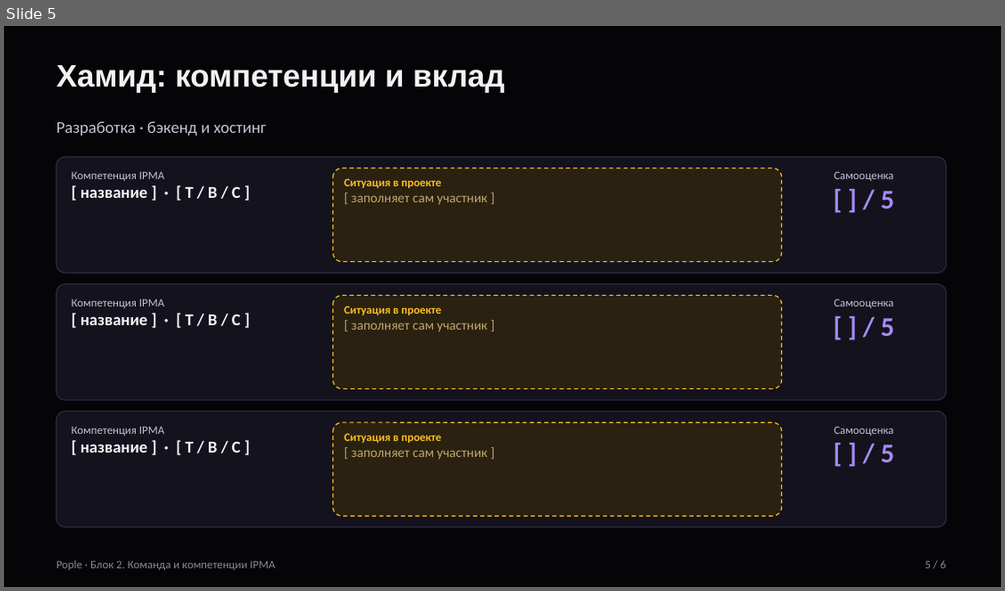
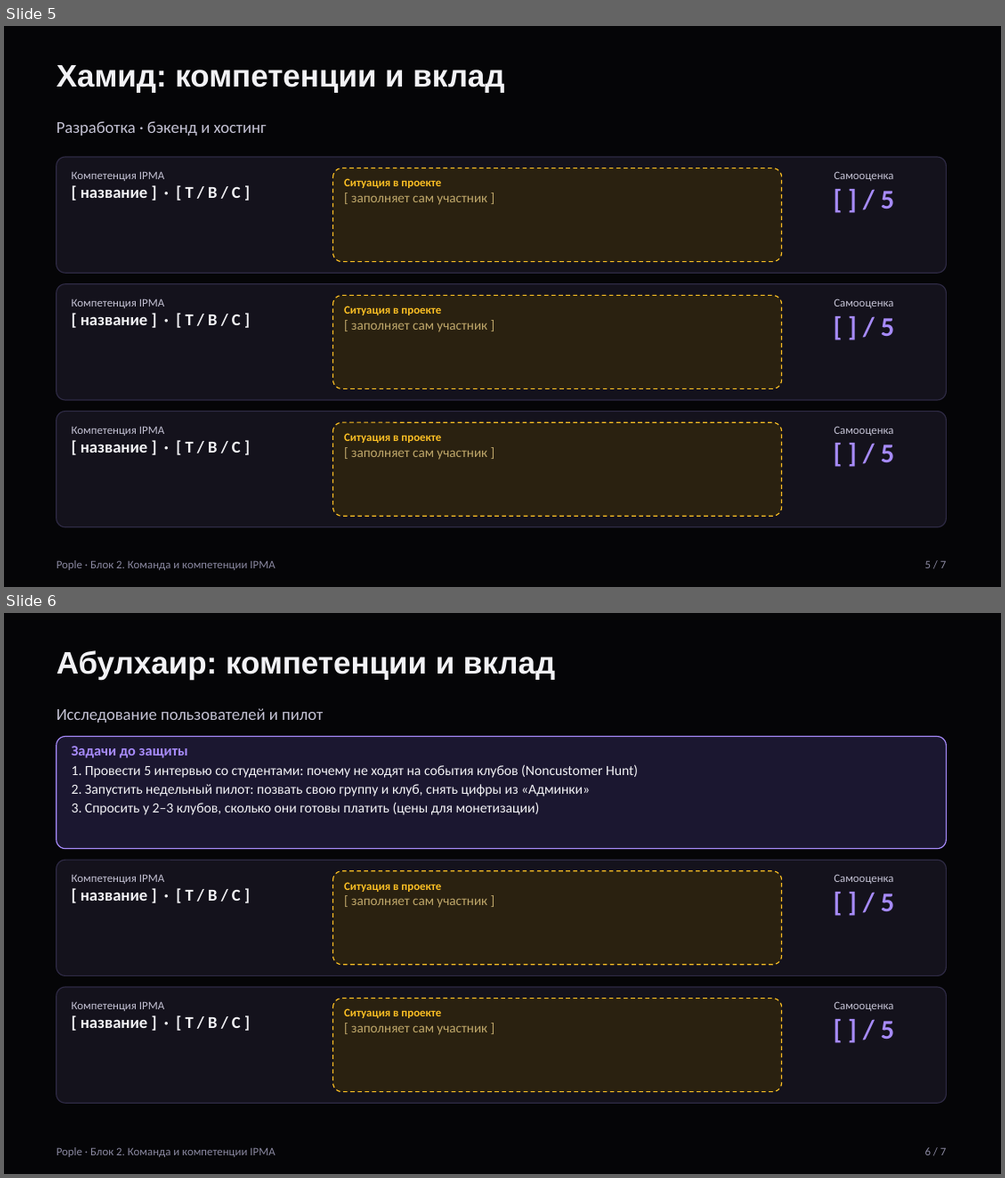
Before and after one commit to taekeanoshi/Almau_messanger, a slide deck: docs/block2/Block2_IPMA_slides.pptx. Shown one above the other, each under a label of ours: slide 5 before the commit, slides 5 and 6 after it. The pictures are 1005x591 and 1005x1178 pixels, drawn with LibreOffice and Linux fonts; fonts in the diff are those of the drawing. Boxes give left, top, right and bottom in pixels: in the first picture for what was removed or moved away, otherwise in the second. Text is boxed around its words. In the diff, an @@ line names an element or a change of style, - is before the commit and + after.

```diff
--- a/docs/block2/Block2_IPMA_slides.pptx
+++ b/docs/block2/Block2_IPMA_slides.pptx
@@ slide 6 added at (x1=4, y1=613, x2=1001, y2=1174), background #050507 @@
@@ text added at (x1=57, y1=650, x2=555, y2=680), 30 pt, text #F2F2F5, bold @@
+Абулхаир: компетенции и вклад
@@ text added at (x1=57, y1=708, x2=323, y2=722), 16 pt, text #C4C2D4 @@
+Исследование пользователей и пилот
@@ rounded rectangle added at (x1=57, y1=737, x2=947, y2=849), fill #1B1730, outline #A78BFA 1 pt @@
@@ text added at (x1=72, y1=746, x2=638, y2=815), 13.5 pt, text #F2F2F5 @@
+Задачи до защиты
+1. Провести 5 интервью со студентами: почему не ходят на события клубов (Noncustomer Hunt)
+2. Запустить недельный пилот: позвать свою группу и клуб, снять цифры из «Админки»
+3. Спросить у 2–3 клубов, сколько они готовы платить (цены для монетизации)
@@ rounded rectangle added at (x1=57, y1=860, x2=947, y2=976), fill #14121C, outline #2E2A44 1 pt @@
@@ text added at (x1=72, y1=874, x2=241, y2=900), 16 pt, text #F2F2F5, bold @@
+Компетенция IPMA
+[ название ] · [ T / B / C ]
@@ rounded rectangle added at (x1=333, y1=871, x2=782, y2=965), fill #2A2110, outline #FBBF24 1 pt dashed @@
@@ text added at (x1=833, y1=874, x2=894, y2=911), 11 pt, text #C4C2D4 @@
+Самооценка
+[ ] / 5
@@ text added at (x1=344, y1=882, x2=487, y2=908), 13 pt, text #BFA76A @@
+Ситуация в проекте
+[ заполняет сам участник ]
@@ rounded rectangle added at (x1=57, y1=987, x2=947, y2=1103), fill #14121C, outline #2E2A44 1 pt @@
@@ text added at (x1=72, y1=1001, x2=241, y2=1028), 16 pt, text #F2F2F5, bold @@
+Компетенция IPMA
+[ название ] · [ T / B / C ]
@@ rounded rectangle added at (x1=333, y1=998, x2=782, y2=1092), fill #2A2110, outline #FBBF24 1 pt dashed @@
@@ text added at (x1=344, y1=1008, x2=487, y2=1035), 13 pt, text #BFA76A @@
+Ситуация в проекте
+[ заполняет сам участник ]
@@ text added at (x1=833, y1=1001, x2=894, y2=1038), 11 pt, text #C4C2D4 @@
+Самооценка
+[ ] / 5
@@ text added at (x1=57, y1=1147, x2=275, y2=1157), 11 pt, text #8A88A0 @@
+Pople · Блок 2. Команда и компетенции IPMA
@@ text added at (x1=925, y1=1147, x2=946, y2=1155), 11 pt, text #8A88A0 @@
+6 / 7
@@ slide 5 changed as well @@
@@ text at (x1=925, y1=561, x2=946, y2=568): text changed @@
-5 / 6
+5 / 7
```
Also in this commit, not shown: 4 other slides changed, 1 other slide added, 1 slide removed, 1 other file.
